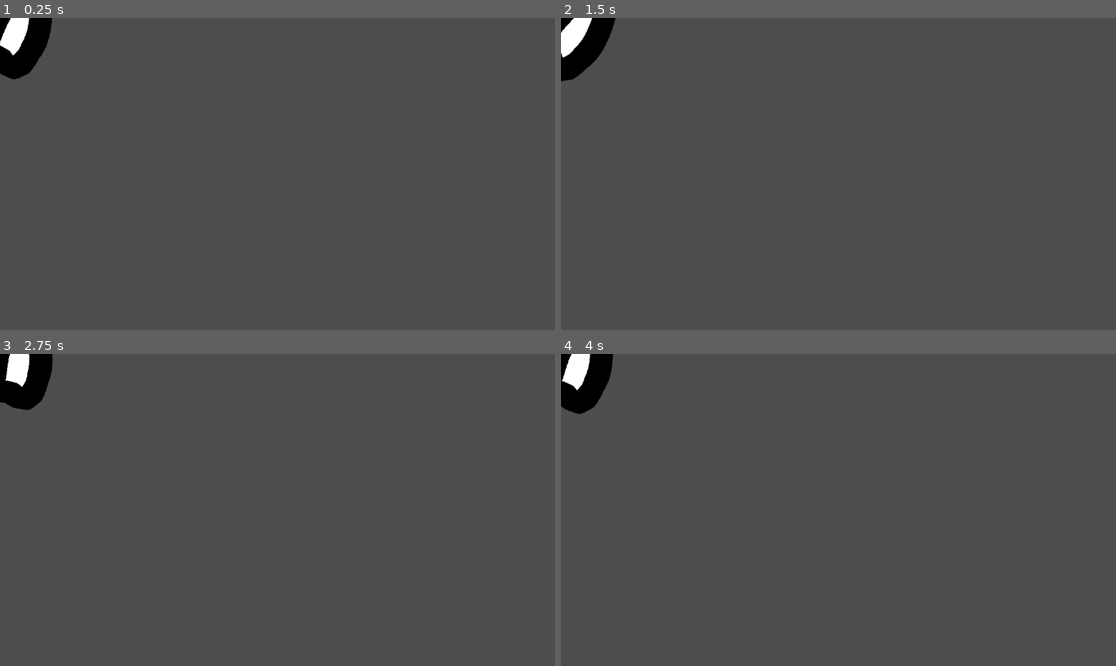
Above: before the commit, frames 1-4 (two rows, left to right).
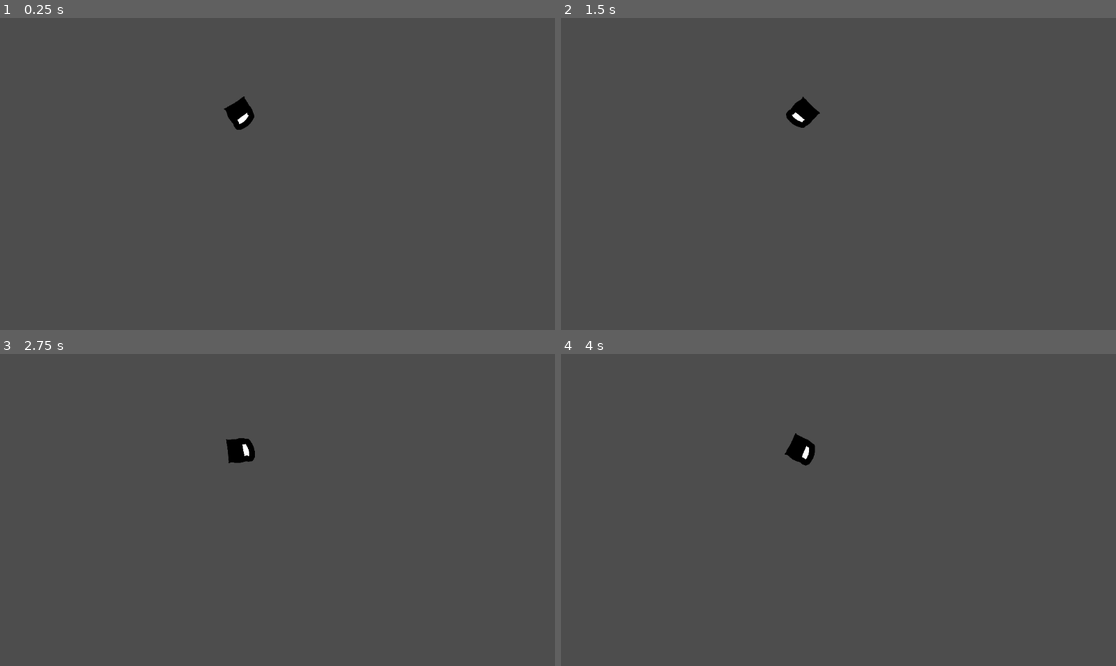
Above: after the commit, the same moments.

Repository: CarrascosaArnaud/jamegam39
Game: Godot game, scene res://scenes/world.tscn
Same seed, same stepped clock (60 frames per second), same inputs: the game is played once before the commit and once after it.
Inputs (mouse positions are in pixels of both pictures, inside the frame that each line leads up to):
- Up to frame 1 (0.25 s): no input
- Up to frame 2 (1.5 s): tap Enter at 0.5 s; move the mouse to (960, 158) at 0.52 s; tap Space at 1.25 s; move the mouse to (727, 189) at 1.27 s
- Up to frame 3 (2.75 s): tap Enter at 2 s; move the mouse to (333, 441) at 2.02 s
- Up to frame 4 (4 s): tap Space at 2.75 s; move the mouse to (810, 572) at 2.77 s; tap Enter at 3.5 s; move the mouse to (1005, 556) at 3.52 s

The runs differ from the first frame. In frame 1, 1.8% of the frame differs, in the area x 0-46%, y 0-36%; in frame 2, 1.8%; in frame 3, 1.8%; in frame 4, 1.8%.

Commit message:
Fixed TP

Diff:
--- a/project.godot
+++ b/project.godot
@@ -49,15 +49,17 @@
 Action={
 "deadzone": 0.5,
 "events": [Object(InputEventKey,"resource_local_to_scene":false,"resource_name":"","device":-1,"window_id":0,"alt_press …(192 unchanged characters)…
+, Object(InputEventMouseButton,"resource_local_to_scene":false,"resource_name":"","device":-1,"window_id":0,"alt_pressed":false,"shift_pressed":false,"ctrl_pressed":false,"meta_pressed":false,"button_mask":2,"position":Vector2(112, 25),"global_position":Vector2(121, 71),"factor":1.0,"button_index":2,"canceled":false,"pressed":true,"double_click":false,"script":null)
 ]
 }
 Attack={
 "deadzone": 0.5,
 "events": [Object(InputEventKey,"resource_local_to_scene":false,"resource_name":"","device":-1,"window_id":0,"alt_press …(192 unchanged characters)…
-, Object(InputEventMouseButton,"resource_local_to_scene":fal …(106 unchanged characters)… alse,"meta_pressed":false,"button_mask":0,"position":Vector2(0, 0),"global_position":Vector2(0, 0),"factor":1.0,"button_index":2,"canceled":false,"pressed":false,"double_click":false,"script":null)
+, Object(InputEventMouseButton,"resource_local_to_scene":fal …(106 unchanged characters)… alse,"meta_pressed":false,"button_mask":1,"position":Vector2(229, 18),"global_position":Vector2(238, 64),"factor":1.0,"button_index":1,"canceled":false,"pressed":true,"double_click":false,"script":null)
 ]
 }
 
 [physics]
 
 2d/default_gravity=0.0
+2d/default_gravity_vector=Vector2(0, 0)
--- a/scenes/player.tscn
+++ b/scenes/player.tscn
@@ -16,8 +16,6 @@
 
 	look_at(get_global_mouse_position())
 
-	# Get the input direction and handle the movement/deceleration.
-	# As good practice, you should replace UI actions with custom gameplay actions.
 	var direction := Input.get_vector(\"Left\", \"Right\", \"Up\", \"Down\")
 
 	if direction:
@@ -26,8 +24,10 @@
 		velocity.x = move_toward(velocity.x, 0, SPEED)
 		velocity.y = move_toward(velocity.y, 0, SPEED)
 
-	if Input.is_action_just_pressed(\"Attack\"):
-		velocity = Vector2(DisplayServer.mouse_get_position())
+	if Input.is_action_just_pressed(\"Action\"):
+		#Mettre un CD (timer)
+		#Mettre un indicateur visuel
+		global_position = get_global_mouse_position()
 
 	move_and_slide()
 
--- a/scenes/world.tscn
+++ b/scenes/world.tscn
@@ -5,3 +5,5 @@
 [node name="World" type="Node2D"]
 
 [node name="Player" parent="." instance=ExtResource("2_1mq22")]
+position = Vector2(500, 200)
+scale = Vector2(0.25, 0.25)
